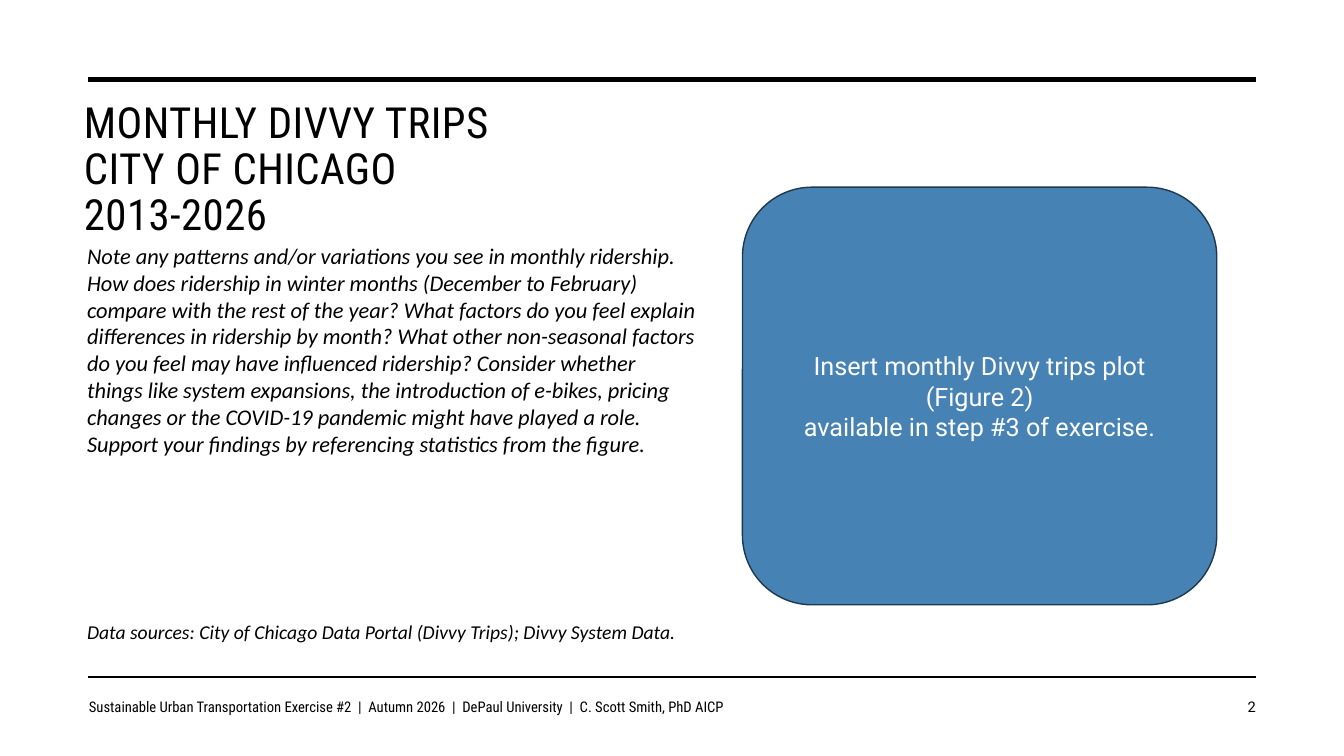
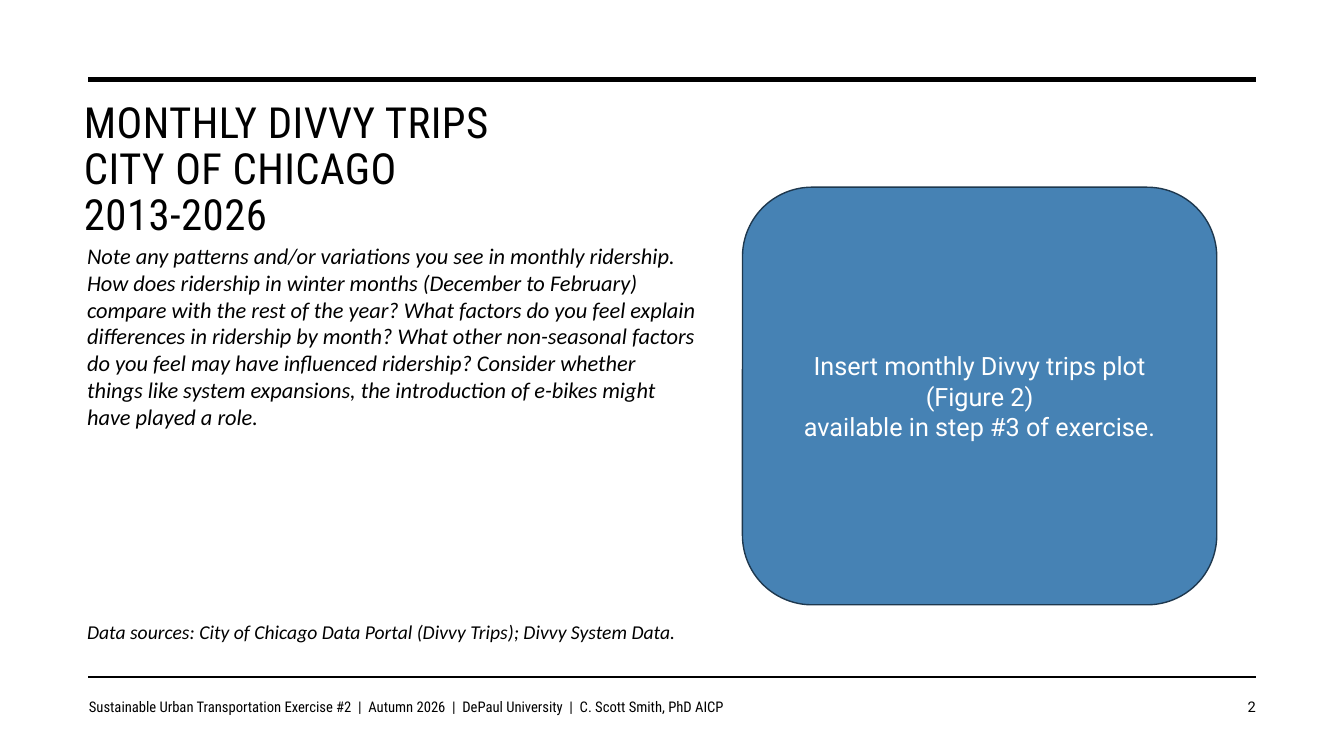
Before and after one commit to justenvirons/pedagogy, a slide deck: slide 2 of 2027/GEO330_Fall_Quarter/exercises/Exercise_02/slides/Exercise02_Template.pptx. Drawn at 1344x756 pixels with LibreOffice and Linux fonts; fonts in the diff are those of the drawing. Boxes give left, top, right and bottom in pixels: in the first picture for what was removed or moved away, otherwise in the second. Text is boxed around its words. In the diff, an @@ line names an element or a change of style, - is before the commit and + after.

```diff
--- a/2027/GEO330_Fall_Quarter/exercises/Exercise_02/slides/Exercise02_Template.pptx
+++ b/2027/GEO330_Fall_Quarter/exercises/Exercise_02/slides/Exercise02_Template.pptx
@@ text at bbox=[87, 248, 695, 429]: text changed @@
-Note any patterns and/or variations you see in monthly ridership. How does ridership in winter months (December to February) compare with the rest of the year? What factors do you feel explain differences in ridership by month? What other non-seasonal factors do you feel may have influenced ridership? Consider whether things like system expansions, the introduction of e-bikes, pricing changes or the COVID-19 pandemic might have played a role. Support your findings by referencing statistics from the figure.
+Note any patterns and/or variations you see in monthly ridership. How does ridership in winter months (December to February) compare with the rest of the year? What factors do you feel explain differences in ridership by month? What other non-seasonal factors do you feel may have influenced ridership? Consider whether things like system expansions, the introduction of e-bikes might have played a role.
```
Also in this commit, not shown: 6 other slides changed, 2 other files.
